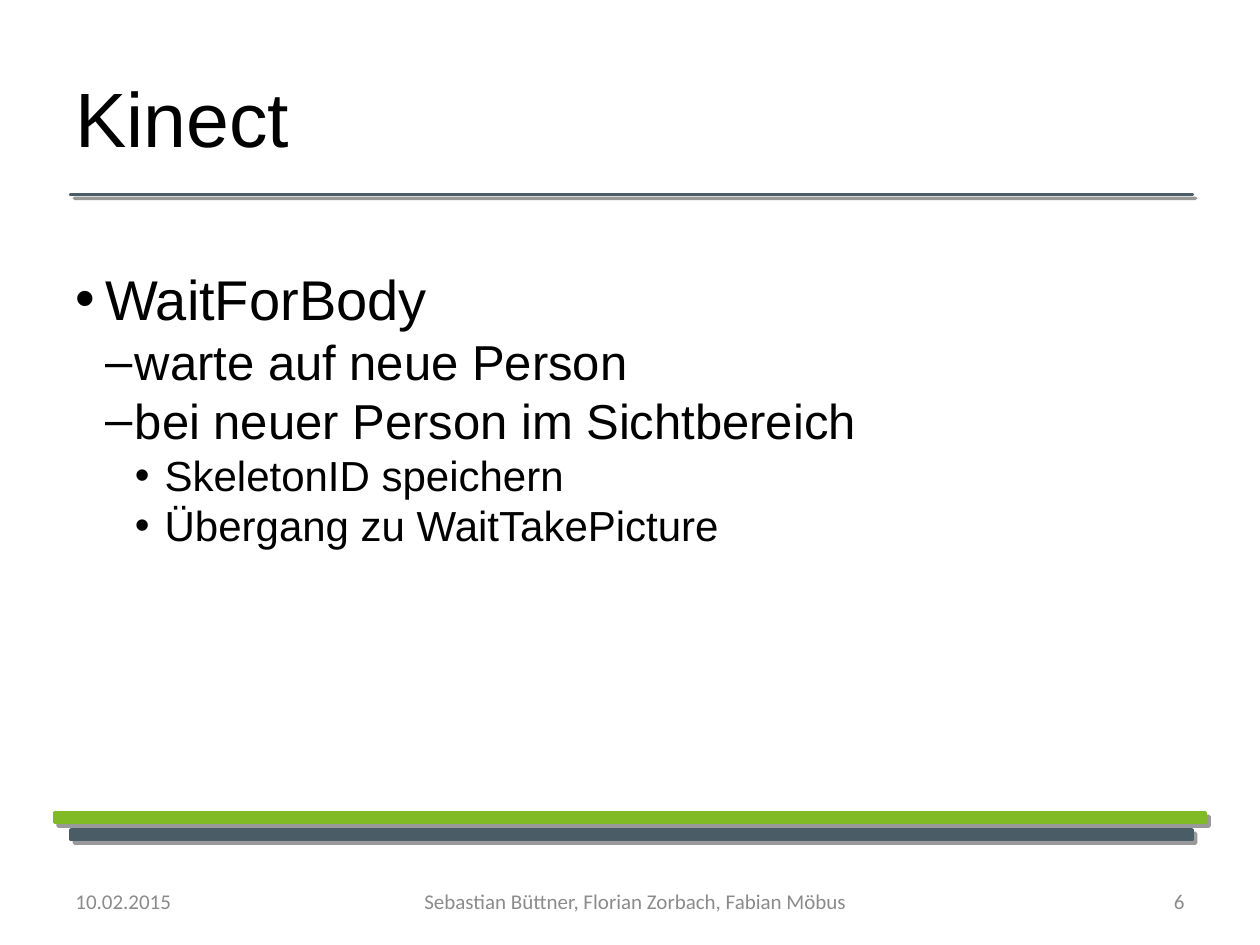
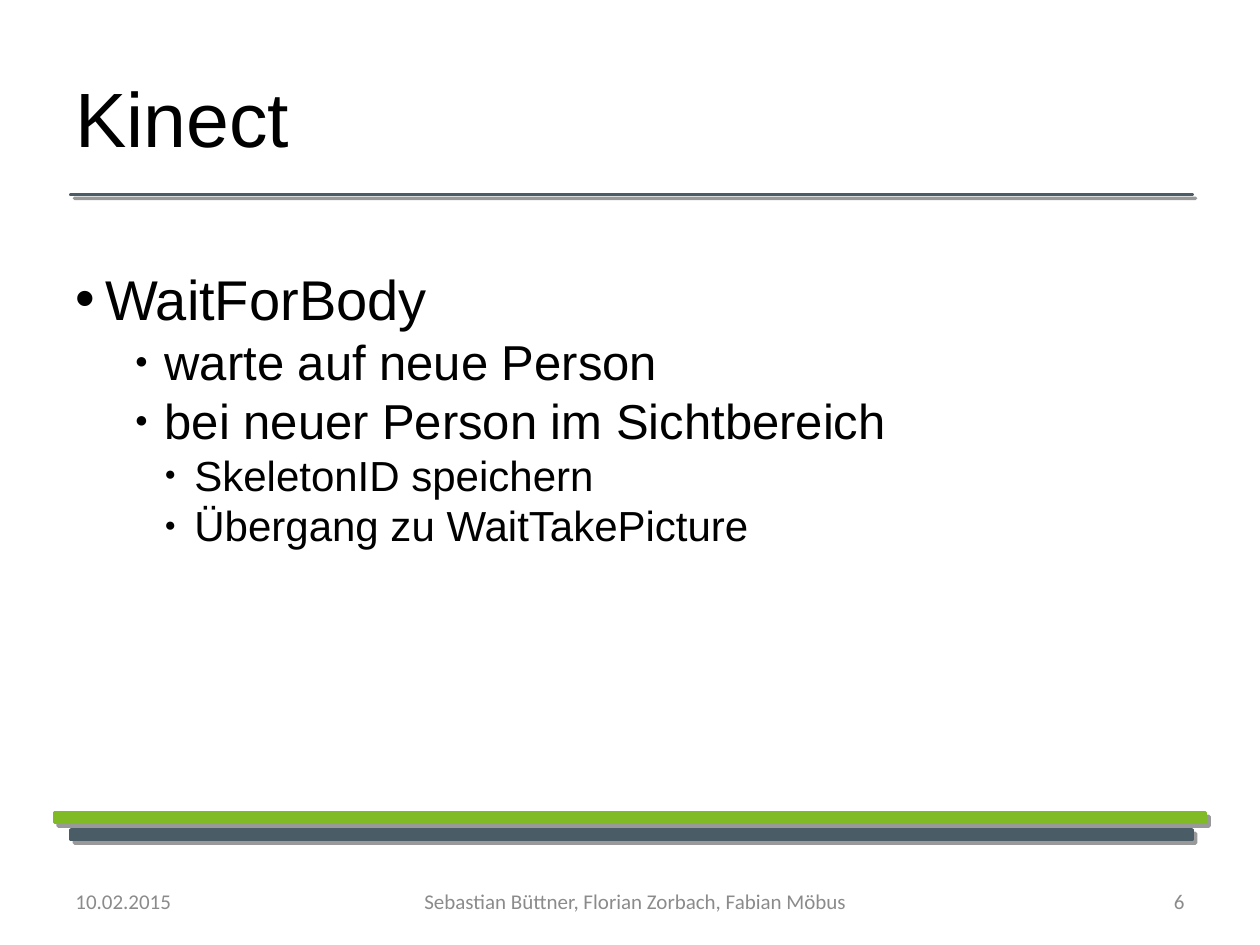
Before and after one commit to YoloSoftDE/YoloTrack, a slide deck: slide 6 of Documentation/Biometrie_praesentation.odp. Drawn at 1260x945 pixels with LibreOffice and Linux fonts; fonts in the diff are those of the drawing; background and template pictures are left out. Boxes give left, top, right and bottom in pixels: in the first picture for what was removed or moved away, otherwise in the second. Text is boxed around its words. In the diff, an @@ line names an element or a change of style, - is before the commit and + after.

```diff
--- a/Documentation/Biometrie_praesentation.odp
+++ b/Documentation/Biometrie_praesentation.odp
@@ text at (165,344,885,550): bullet – to ●; list level 2 to 3 in "warte auf neue Person"; list level 2 to 3 in "bei neuer Person im Sichtbereich"; bullet • to ●; list level 3 to 4 in "SkeletonID speichern"; list level 3 to 4 in "Übergang zu WaitTakePicture" @@
```
Also in this commit, not shown: 12 other slides changed, 3 slides added.
